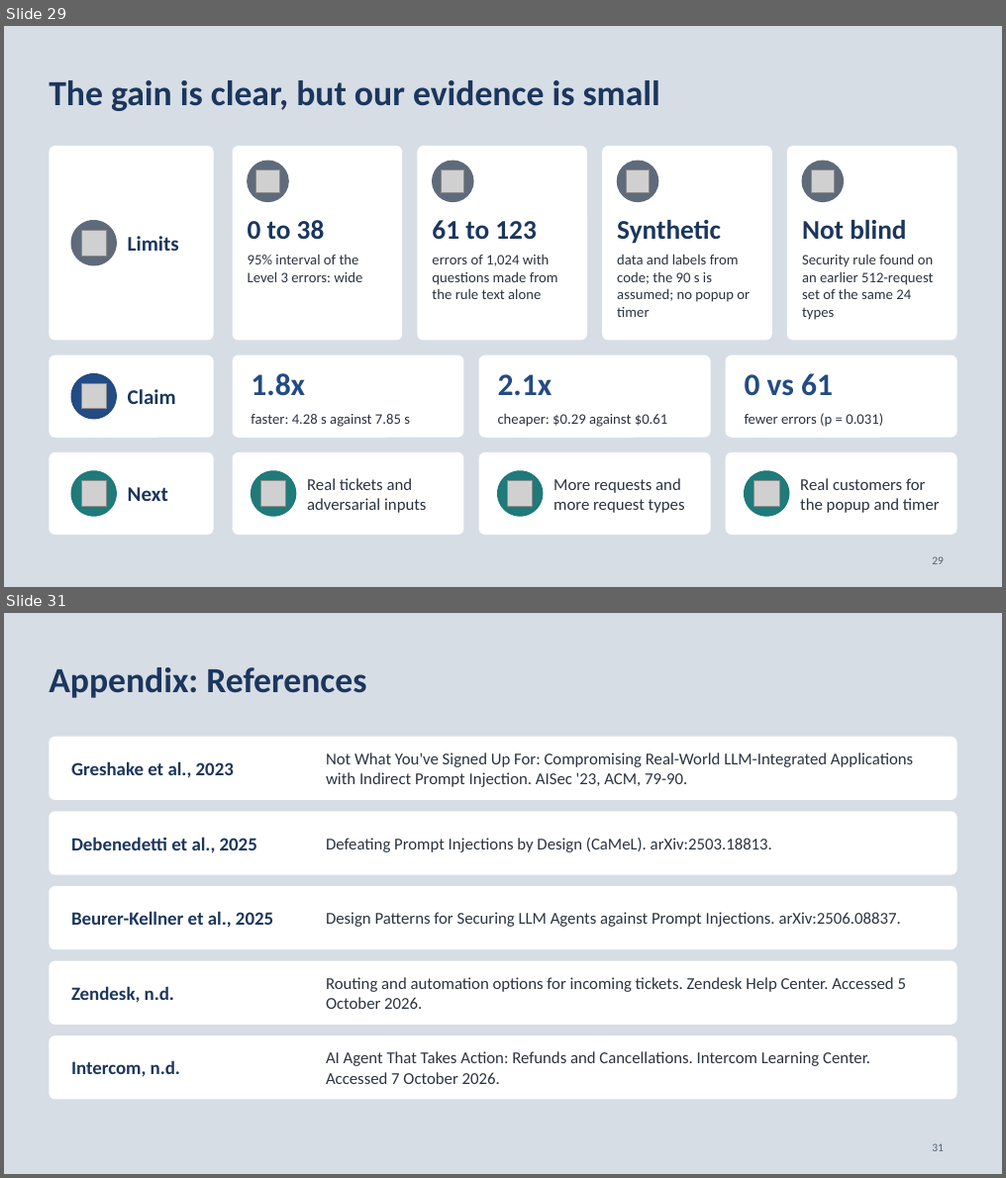
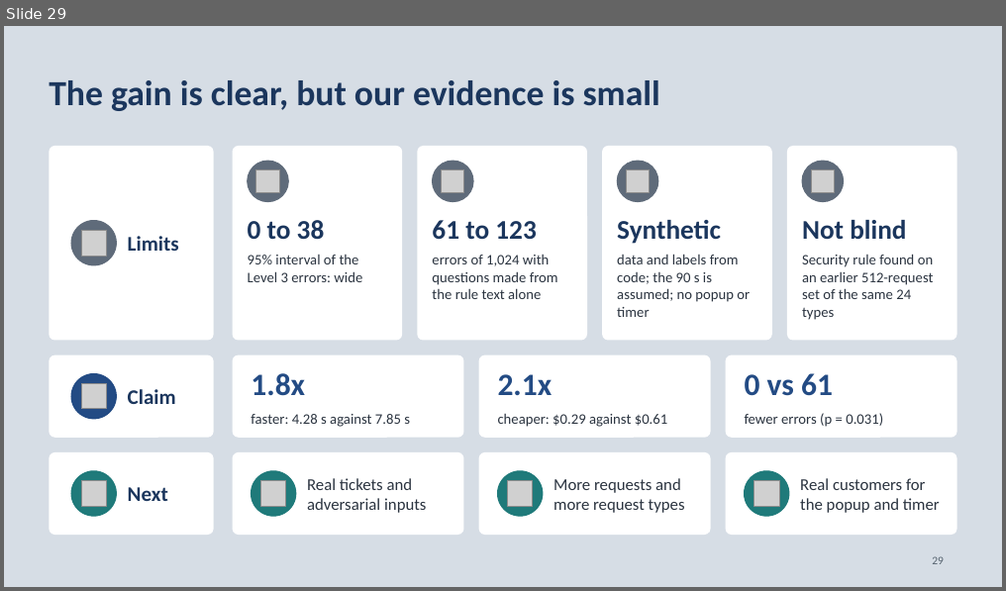
Before and after one commit to neilonthesky/english-presentation, a slide deck: slides/deck.pptx. Shown one above the other, each under a label of ours: slides 29 and 31 before the commit, slide 29 after it; the slides between them are not shown. The pictures are 1006x1178 and 1006x591 pixels, drawn with LibreOffice and Linux fonts; fonts in the diff are those of the drawing; grey boxes stand for pictures. Boxes give left, top, right and bottom in pixels: in the first picture for what was removed or moved away, otherwise in the second. Text is boxed around its words. In the diff, an @@ line names an element or a change of style, - is before the commit and + after.

```diff
--- a/slides/deck.pptx
+++ b/slides/deck.pptx
@@ slide 31 removed at bbox=[4, 613, 1002, 1174], background #D6DDE5 @@
@@ text removed at bbox=[49, 667, 366, 698] @@
-Appendix: References
@@ rounded rectangle removed at bbox=[49, 737, 957, 800] @@
@@ text removed at bbox=[326, 753, 913, 787] @@
-Not What You've Signed Up For: Compromising Real-World LLM-Integrated Applications with Indirect Prompt Injection. AISec '23, ACM, 79-90.
@@ text removed at bbox=[71, 761, 234, 778] @@
-Greshake et al., 2023
@@ rounded rectangle removed at bbox=[49, 811, 957, 875] @@
@@ text removed at bbox=[71, 837, 257, 854] @@
-Debenedetti et al., 2025
@@ text removed at bbox=[326, 838, 772, 853] @@
-Defeating Prompt Injections by Design (CaMeL). arXiv:2503.18813.
@@ rounded rectangle removed at bbox=[49, 886, 957, 950] @@
@@ text removed at bbox=[71, 911, 273, 928] @@
-Beurer-Kellner et al., 2025
@@ text removed at bbox=[326, 912, 901, 927] @@
-Design Patterns for Securing LLM Agents against Prompt Injections. arXiv:2506.08837.
@@ rounded rectangle removed at bbox=[49, 961, 957, 1025] @@
@@ text removed at bbox=[71, 986, 174, 1003] @@
-Zendesk, n.d.
@@ text removed at bbox=[326, 977, 906, 1009] @@
-Routing and automation options for incoming tickets. Zendesk Help Center. Accessed 5 October 2026.
@@ rounded rectangle removed at bbox=[49, 1036, 957, 1100] @@
@@ text removed at bbox=[326, 1052, 870, 1084] @@
-AI Agent That Takes Action: Refunds and Cancellations. Intercom Learning Center. Accessed 7 October 2026.
@@ text removed at bbox=[71, 1060, 180, 1077] @@
-Intercom, n.d.
@@ page number removed at bbox=[932, 1144, 944, 1152] @@
-31
```
Also in this commit, not shown: 2 slides changed, 2 slides added, 1 other slide removed, 7 other files.
